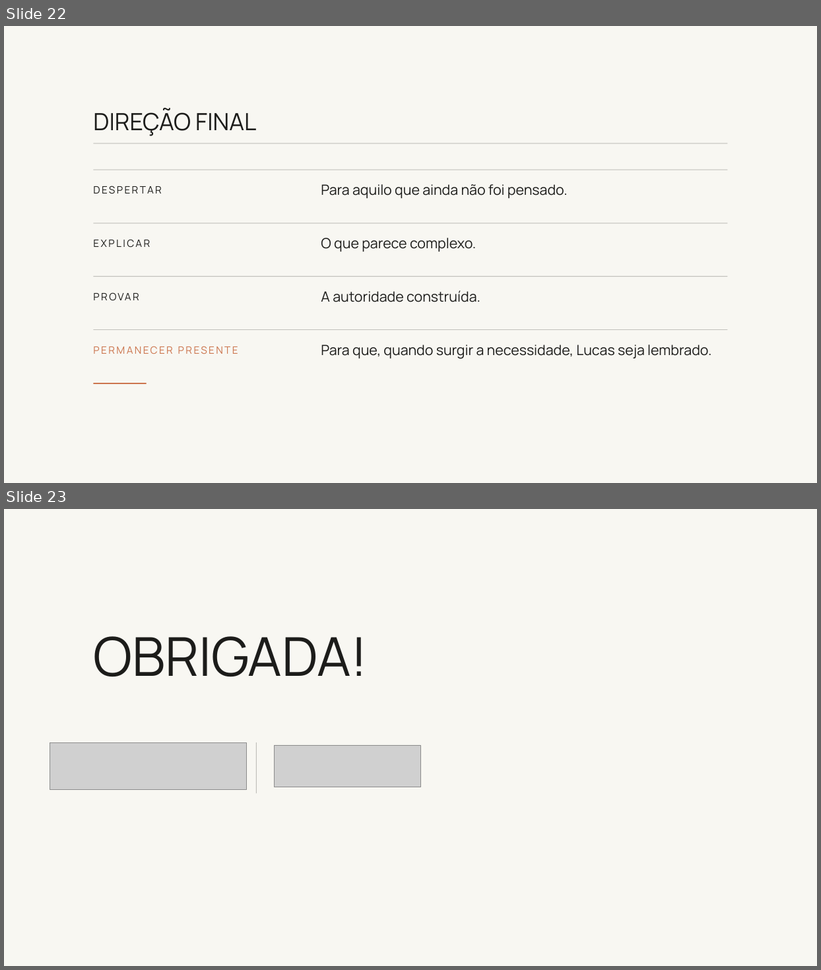
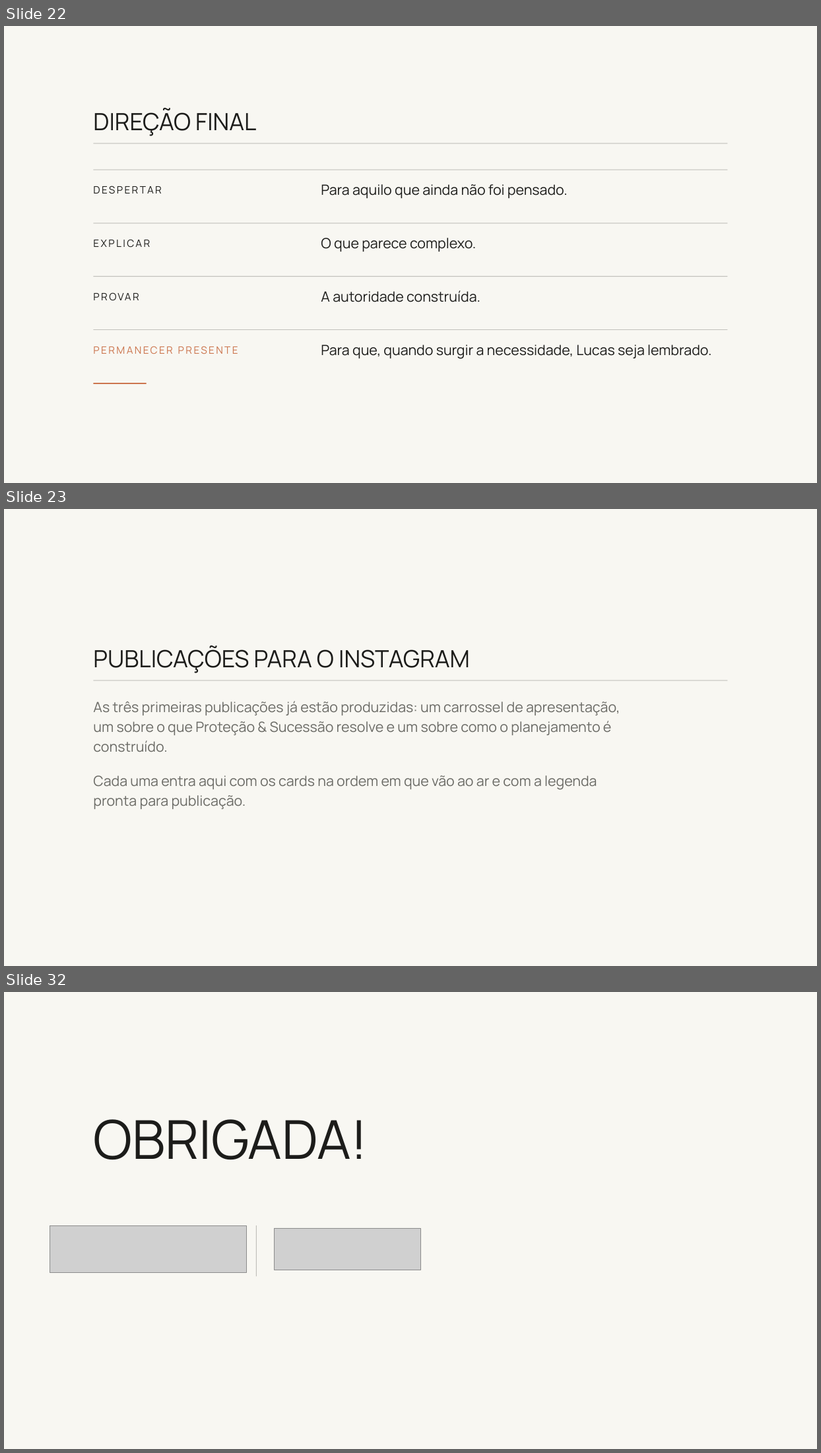
Before and after one commit to kellyalbertkabrand/Apresentacao_Revelacao_de_Essencia, a slide deck: clientes/lucas-martini/Plano-de-Conteudo-Lucas-Martini.pptx. Shown one above the other, each under a label of ours: slides 22 and 23 before the commit, slides 22, 23 and 32 after it; the slides between them are not shown. The pictures are 821x970 and 821x1453 pixels, drawn with LibreOffice and Linux fonts; fonts in the diff are those of the drawing; grey boxes stand for pictures; background and template pictures are left out. Boxes give left, top, right and bottom in pixels: in the first picture for what was removed or moved away, otherwise in the second. Text is boxed around its words. In the diff, an @@ line names an element or a change of style, - is before the commit and + after.

```diff
--- a/clientes/lucas-martini/Plano-de-Conteudo-Lucas-Martini.pptx
+++ b/clientes/lucas-martini/Plano-de-Conteudo-Lucas-Martini.pptx
@@ slide 23 added at <box>4,509,817,966</box>, background picture (left out) @@
@@ text added at <box>93,646,470,673</box>, 42 pt, text #1C1C1A @@
+PUBLICAÇÕES PARA O INSTAGRAM
@@ rectangle added at <box>94,680,727,681</box>, fill #A5A49F @@
@@ text added at <box>93,701,620,752</box>, 25 pt, text #6B6B66 @@
+As três primeiras publicações já estão produzidas: um carrossel de apresentação, um sobre o que Proteção & Sucessão resolve e um sobre como o planejamento é construído.
@@ text added at <box>93,776,597,809</box>, 25 pt, text #6B6B66 @@
+Cada uma entra aqui com os cards na ordem em que vão ao ar e com a legenda pronta para publicação.
@@ what was slide 23 is now slide 32 @@
```
Also in this commit, not shown: 1 slide changed, 8 other slides added, 35 other files.
